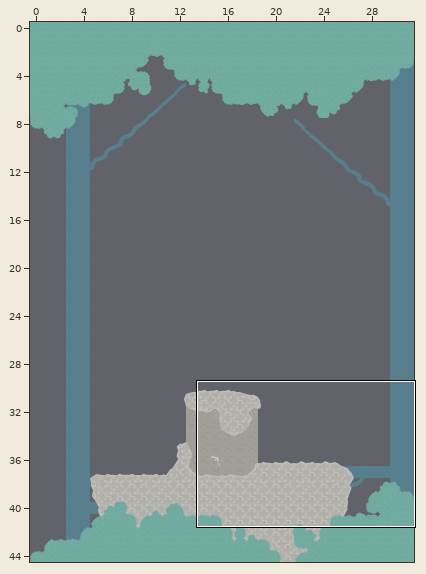
Two states of a Tiled map (JSON), rrga/assets/levels/level1.json. The first picture is a wide view before the edit; the outline marks the close-up.
Close-up. Old version:
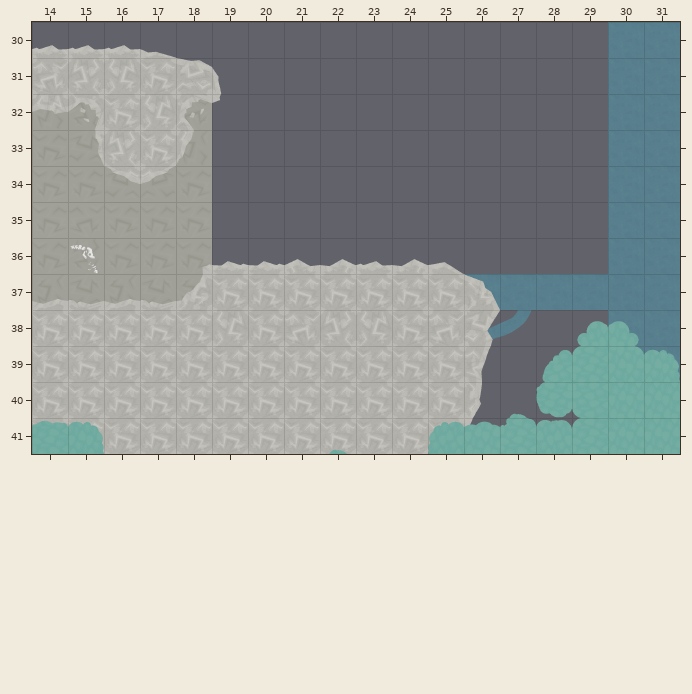
Cells are 128x128 px. Shown: x 14..31, y 30..41. The commit also changed other parts of the map, which this record leaves out.
Once edited:
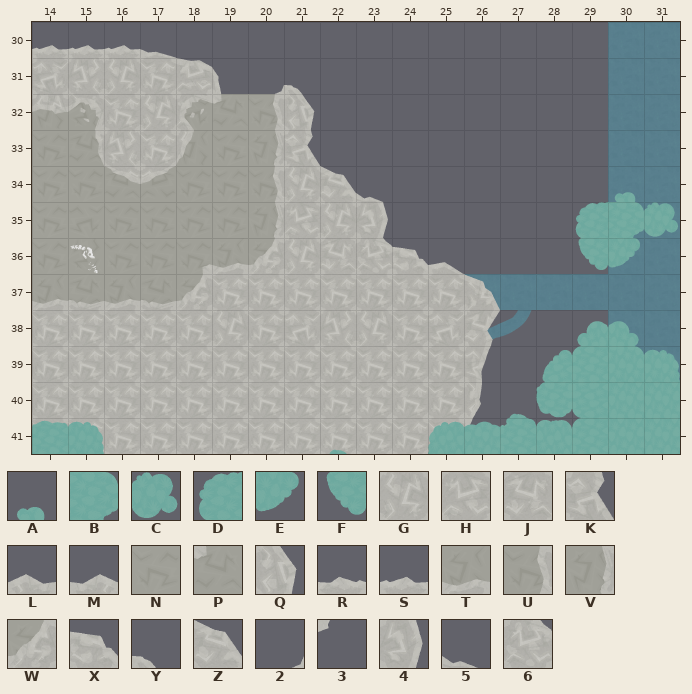
Key: from "bushes": A 7, B 25 turned 270, C 46, D 47 turned 90, E 48, F 48 turned 90; from "cliffs": G 1, H 1 flipped on the other diagonal, J 2 turned 180, K 9 flipped up-down, L 11 flipped on the other diagonal, M 11 turned 270, N 13, P 15 turned 180, Q 17 flipped up-down, R 19 flipped on the other diagonal, S 19 turned 270, T 21, U 21 turned 270, V 22 turned 270, W 23, X 40 turned 90, Y 44 turned 90, Z 51 turned 270, 2 52 turned 90, 3 53, 4 57 flipped on the diagonal, 5 59 turned 270, 6 63 flipped left-right.
_ is an empty cell, . an unchanged one.
Edits made:
--- layer "middle"
@@ x 19..24 @@
-31 .__...
-32 3__...
-33 ___...
-34 _____.
-35 _____.
-36 RRLMSM
+31 .2Y...
+32 PUQ...
+33 NVK...
+34 NUGZ5.
+35 NVHG4.
+36 TWGJ6X
--- layer "front"
@@ x 29..31 @@
-34 ._.
-35 ___
-36 __.
+34 .A.
+35 DBC
+36 FE.
Changed places in both close-ups, as pixel boxes (x1, y1, x2, y2):
changed: (212, 85, 428, 274)
added: (575, 192, 678, 270)
